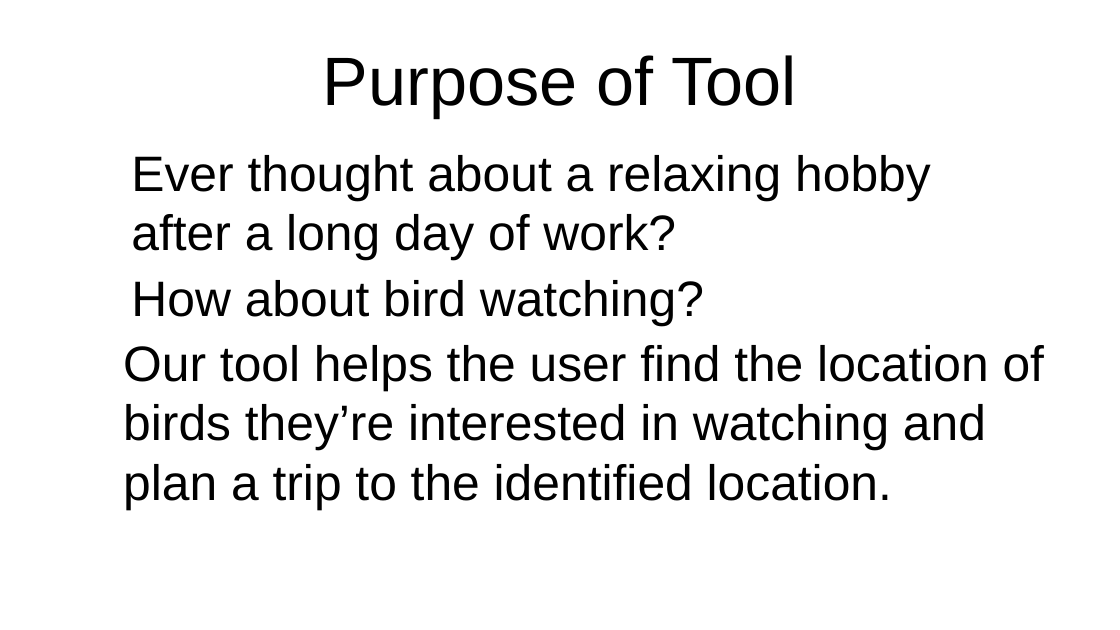
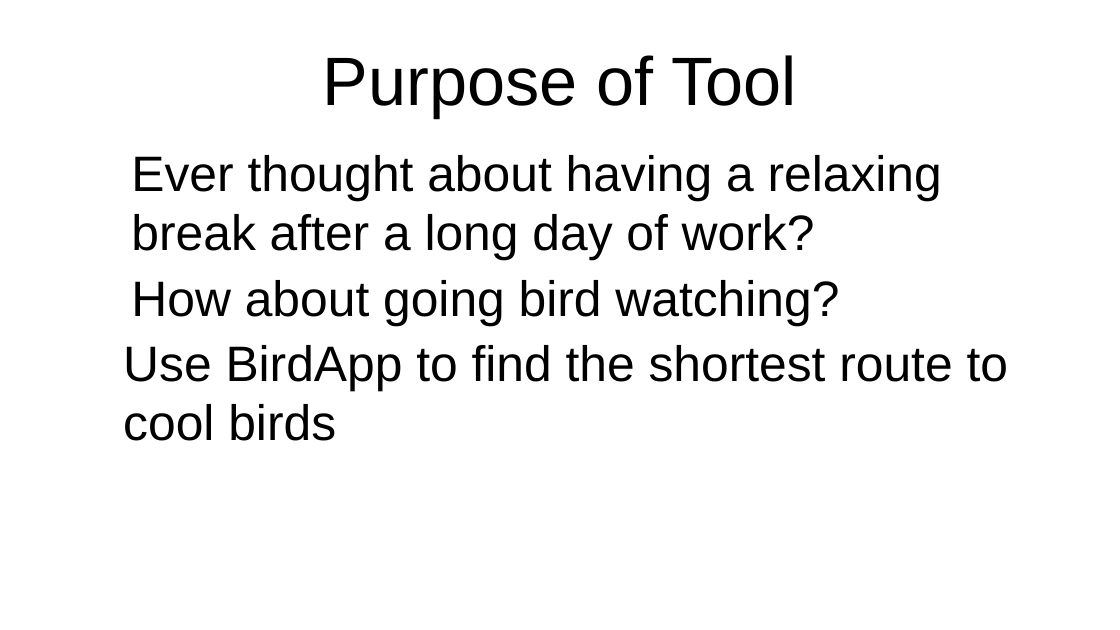
Before and after one commit to Prsnt95/BirdApp, a slide deck: slide 2 of Documents for submission/Bird App.pptx. Drawn at 1120x630 pixels with LibreOffice and Linux fonts; fonts in the diff are those of the drawing; background and template pictures are left out. Boxes give left, top, right and bottom in pixels: in the first picture for what was removed or moved away, otherwise in the second. Text is boxed around its words. In the diff, an @@ line names an element or a change of style, - is before the commit and + after.

Commit message:
Update powerpoint

```diff
--- a/Documents for submission/Bird App.pptx
+++ b/Documents for submission/Bird App.pptx
@@ text at [131, 155, 942, 261]: text changed @@
-Ever thought about a relaxing hobby after a long day of work?
+Ever thought about having a relaxing break after a long day of work?
@@ text at [131, 280, 839, 327]: text changed @@
-How about bird watching?
+How about going bird watching?
@@ text at [123, 345, 1008, 441]: text changed @@
-Our tool helps the user find the location of birds they’re interested in watching and plan a trip to the identified location.
+Use BirdApp to find the shortest route to cool birds
```
Also in this commit, not shown: 2 other slides changed, 3 slides added.
